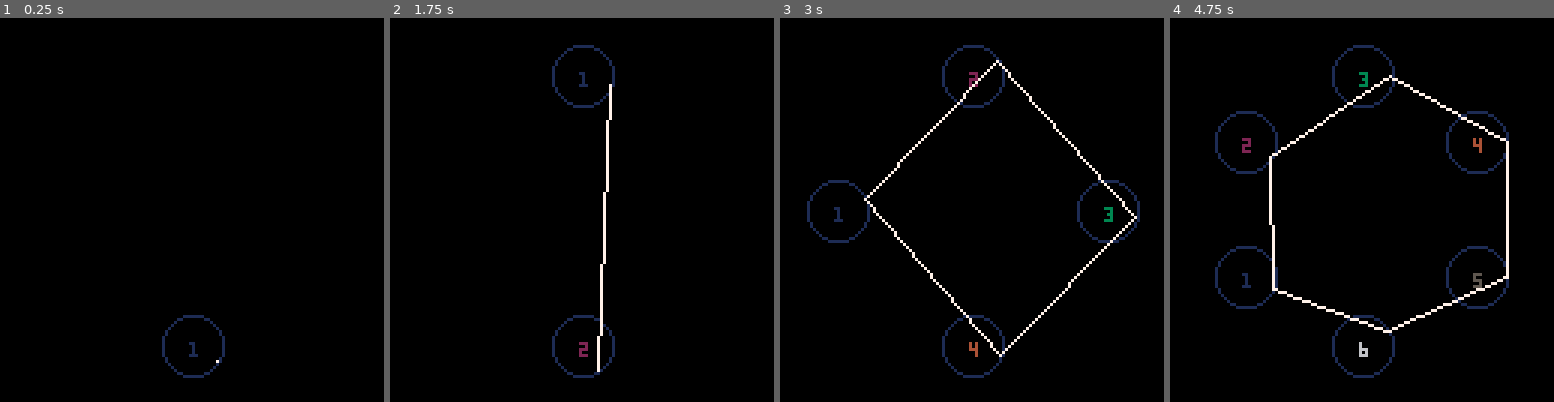
Above: before the commit, frames 1-4 (left to right).
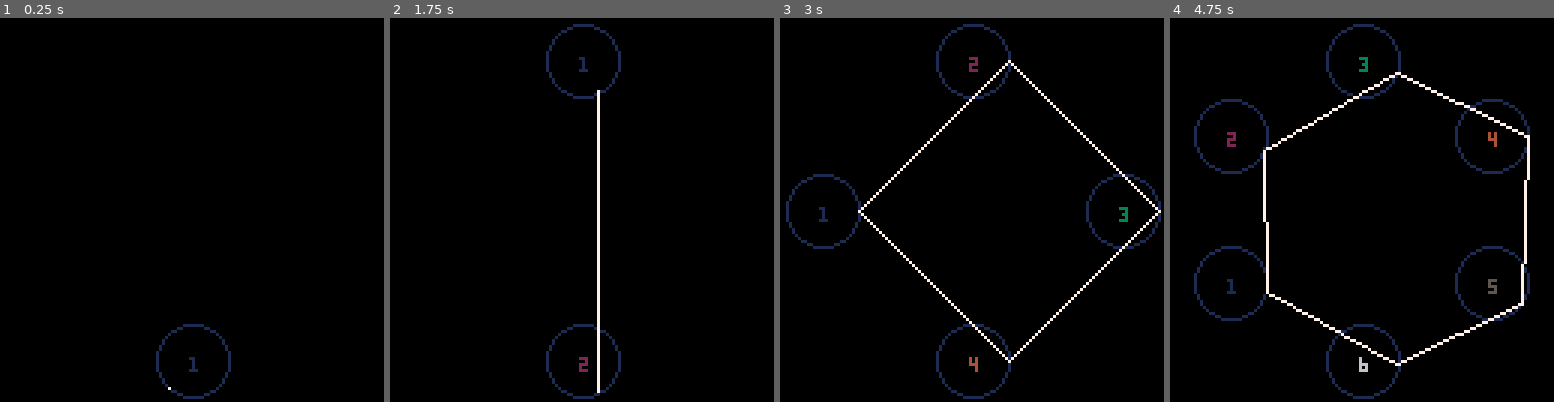
Above: after the commit, the same moments.

Repository: 6ilberM/dodopico
Game: PICO-8 cartridge ap/midpointer.p8
Same seed, same stepped clock (60 frames per second), same inputs: the game is played once before the commit and once after it.
Inputs:
- Up to frame 1 (0.25 s): no input
- Up to frame 2 (1.75 s): tap X (X key) at 0.33, 1.07 s; tap O (Z key) at 0.7, 1.7 s; hold Right from 1.6 s (still down)
- Up to frame 3 (3 s): tap X (X key) at 1.85, 2.97 s; release Right at 2.1 s; tap O (Z key) at 2.1, 2.5, 2.9 s; hold Right from 2.47 s (still down)
- Up to frame 4 (4.75 s): release Right at 3.03 s; hold Left 3.08-3.58 s; tap O (Z key) every 0.4 s from 3.3 to 4.5 s; hold Right 4.02-4.68 s; tap X (X key) at 4.08 s

The runs differ from the first frame. In frame 1, 0.8% of the frame differs, in the area x 40-61%, y 77-100%; in frame 2, 2.6%; in frame 3, 5.4%; in frame 4, 7.7%, in the area x 6-94%, y 1-100%.

Commit message:
further funky changes weird result where the random speed has increased the rate at which these rotate.

Diff:
--- a/ap/midpointer.p8
+++ b/ap/midpointer.p8
@@ -3,65 +3,67 @@
 __lua__
 -- neo midpointer 🐱
 
-const = {} field={}
+	const = {} field={}
 	const.pi = 3.141592653589793238
 	const.twopi =const.pi*2
-	field.radius=10
-	field.polysize=45
-	field.sides=1
-	field.colchange=0
+	field.radius=12	field.polysize=50
+	field.sides=1 field.colchange=0
 
-	-- easiest way is to create MetaMetaTables
+	-- easiest way is to create metametatables
+
 function _init()
 	frame = 0  circles={} points={}
 	polygon(64,64,field.sides)
+	local pts={}
+	for i=1,count(circles) do
+	add(pts,circles[i].point)
+	add(points,pts)
+	end
 end
 
 shoot =false  lock1=false
 shoot2 =false  lock2=false
 
 function _update60()
-local oldsides=field.sides
 	foreach(circles,updatecirc)
 	foreach(points,upos)
-	if btnp(1) and (field.sides+1)<13
-	then field.sides +=1 elseif btnp(0) and
-	(field.sides-1)>1 then field.sides-=1 end
-	if field.sides!=oldsides then _init() end
-
+	input()
 end
 
 function _draw() cls()
 	foreach(circles,circprint)
 	foreach(points,ptprint)
-	printoutline()
--- print("CPU:"..stat(2),2,2)
+	printoutline(points[1])
+	-- print("CPU:"..stat(2),2,2)
 	-- field.colchange-=0.035
+	-- ratedebug()
 end
 
 -->8
 -- GFX
 function circprint(c)
- circ(c.x,c.y,c.rad,1)
- print(c.ID,c.x-1,c.y-1,c.ID+field.colchange)
+	circ(c.x,c.y,c.rad,1)
+	print(c.ID,c.x-1,c.y-1,c.ID+field.colchange)
 end
 
 function ptprint(p)
-	pset(p.x,p.y,p.col)
+	for k,v in pairs(p) do
+		pset(v.x,v.y,v.col)
+	end
 end
 
 -- (i%#cols)+1
-function printoutline()
+function printoutline(pl)
 -- local cols={7,12}
-	for i= 1,count(points) do
+	for i= 1,count(pl) do
 	if i>1 then
 	 	local p,c
-	 	p=points[i-1] c=points[i]
+	 	p=pl[i-1] c=pl[i]
 	 	line(p.x,p.y,c.x,c.y,7)
 	 	end
-	 if #points>2 then
-	 	line(points[#points].x,points[#points].y,
-	 	points[1].x,points[1].y,7)
+	 if #pl>2 then
+	 	line(pl[#pl].x,pl[#pl].y,
+	 	pl[1].x,pl[1].y,7)
 		end
 	end
 end
@@ -69,12 +71,14 @@
 -->8
 -- iterstuff
 function upos(a)
-a.frame+=1*a.rate
--- rotate(64,64,20,a)
+	for k,v in pairs(a) do
+		v.frame+=1*v.rate
+	end
+	-- rotate(64,64,20,a)
 end
 
 function updatecirc(c)
-rotate(c.x,c.y,c.rad,c.point)
+	rotate(c.x,c.y,c.rad,c.point)
 end
 
 function rotate(x, y, radius, pt)
@@ -90,8 +94,7 @@
 	local a= {}
 	a.x=x a.y=y
 	a.col=rnd(2)+7 a.frame= 0
-	a.deg=0 a.rate=rnd(1)/10
-	add(points,a)
+	a.deg=0 a.rate=rnd(1)/field.sides/3.5
 	return a
 end
 
@@ -105,19 +108,40 @@
 end
 
 function ccircle(obj)
-	local c=makecirc(obj.x,obj.y,field.radius)
-	c.point.frame=rnd(2)-1
+	local ci =makecirc(obj.x,obj.y,field.radius)
 end
 
 function makecirc(x,y,rad)
 	local c= {} c.x=x c.y=y
 	c.rad=rad
 	c.point= makept(x,y)
+	c.frame= rnd(6)-3
 	c.ID = #circles+1
 	add(circles,c)
 	return c
 end
 
+-->8
+-- Utils
+function input()
+	local oldsides=field.sides
+	if btnp(1) and (field.sides+1)<13
+	then field.sides +=1 elseif btnp(0) and
+	(field.sides-1)>1 then field.sides-=1 end
+	if field.sides!=oldsides then _init() end
+	if btnp(4) then  end
+	if btnp(5) then  end
+end
+
+function ratedebug()
+	local averagespd=0
+	for k,v in pairs(points[1]) do
+		averagespd+=v.rate
+	end
+	if #points[1]<0 then return end
+	averagespd/=#points[1]
+	print(#points[1].." average speed "..averagespd,2,2)
+end
 
 __gfx__
 00000000000000000000000000000000000000000000000000000000000000000000000000000000000000000000000000000000000000000000000000000000
